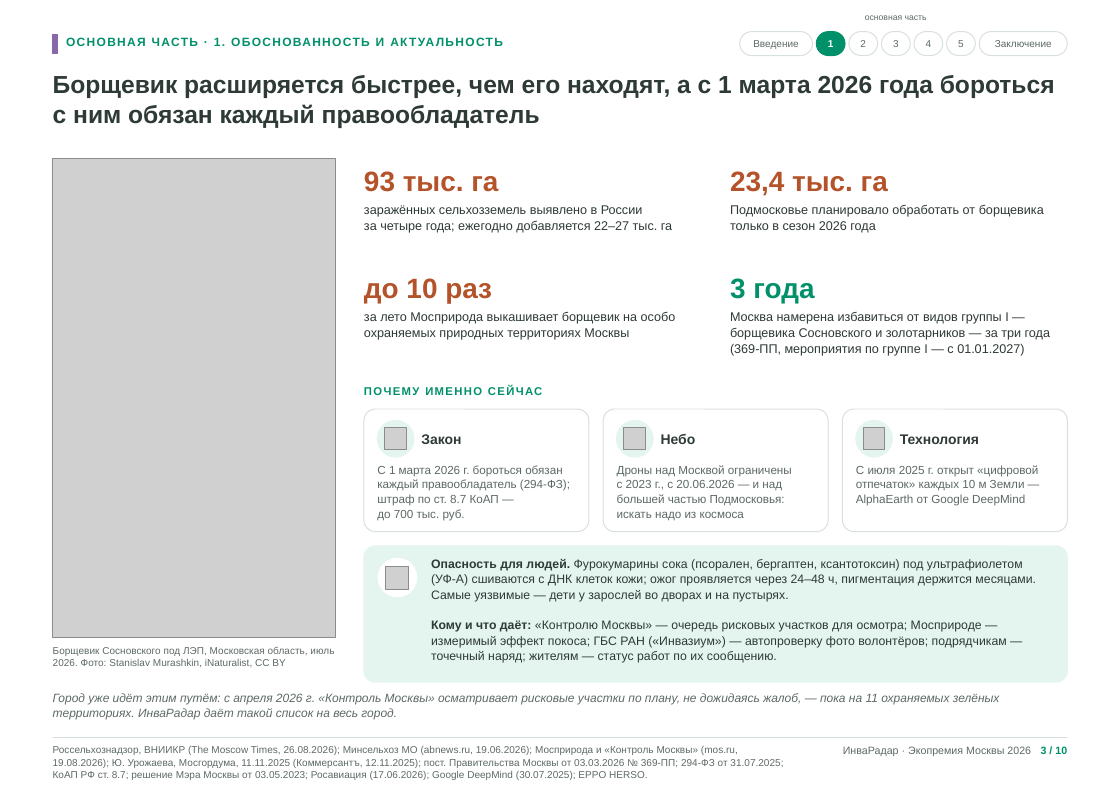
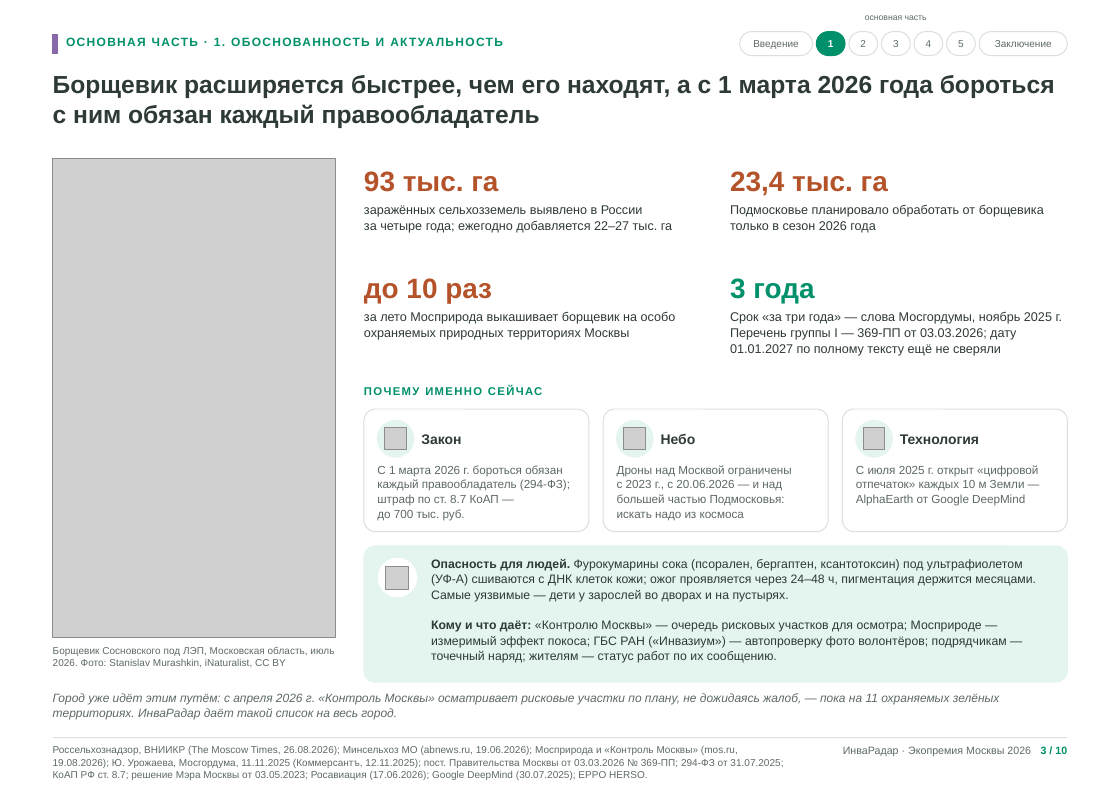
Before and after one commit to KonkovDV/InvaRadar, a slide deck: slide 3 of presentation/InvaRadar_Ecopremia2026_podacha.pptx. Drawn at 1120x792 pixels with LibreOffice and Linux fonts; fonts in the diff are those of the drawing; grey boxes stand for pictures; background and template pictures are left out. Boxes give left, top, right and bottom in pixels: in the first picture for what was removed or moved away, otherwise in the second. Text is boxed around its words. In the diff, an @@ line names an element or a change of style, - is before the commit and + after.

```diff
--- a/presentation/InvaRadar_Ecopremia2026_podacha.pptx
+++ b/presentation/InvaRadar_Ecopremia2026_podacha.pptx
@@ text at [730, 312, 1063, 356]: text changed @@
-Москва намерена избавиться от видов группы I — борщевика Сосновского и золотарников — за три года (369-ПП, мероприятия по группе I — с 01.01.2027)
+Срок «за три года» — слова Мосгордумы, ноябрь 2025 г. Перечень группы I — 369-ПП от 03.03.2026; дату 01.01.2027 по полному тексту ещё не сверяли
```
Also in this commit, not shown: 9 other slides changed, 5 other files.
